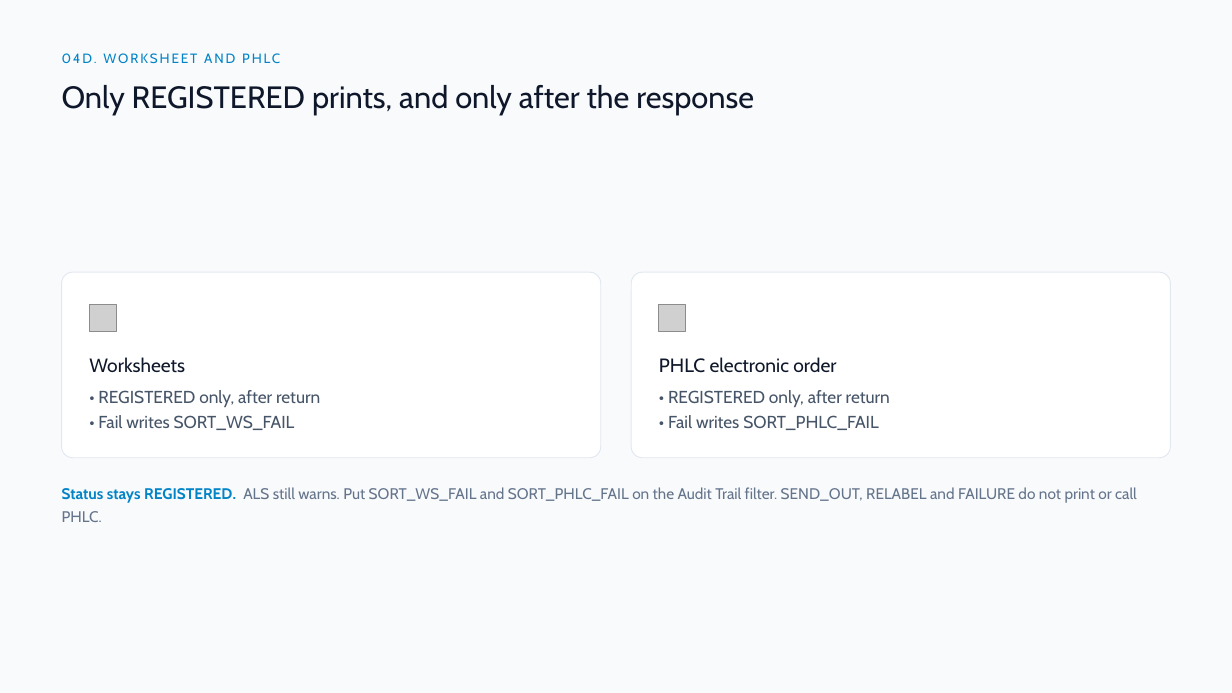
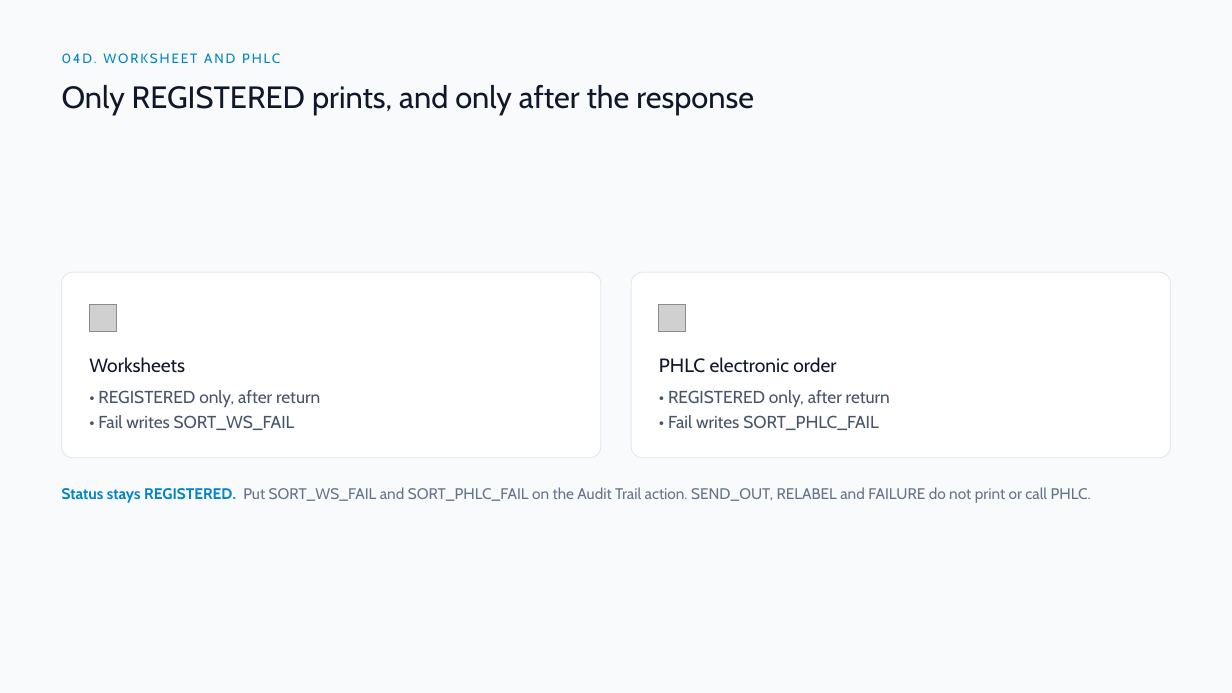
Before and after one commit to DragonChong/HA-Notes, a slide deck: slide 17 of SDLC/Projects/TMP-specimen-sorter-api — Specimen Sorter API/assets/Specimen Sorter API v3.pptx. Drawn at 1232x693 pixels with LibreOffice and Linux fonts; fonts in the diff are those of the drawing; grey boxes stand for pictures. Boxes give left, top, right and bottom in pixels: in the first picture for what was removed or moved away, otherwise in the second. Text is boxed around its words. In the diff, an @@ line names an element or a change of style, - is before the commit and + after.

```diff
--- a/SDLC/Projects/TMP-specimen-sorter-api — Specimen Sorter API/assets/Specimen Sorter API v3.pptx
+++ b/SDLC/Projects/TMP-specimen-sorter-api — Specimen Sorter API/assets/Specimen Sorter API v3.pptx
@@ text at box(62, 487, 1091, 503): text changed @@
-Status stays REGISTERED. ALS still warns. Put SORT_WS_FAIL and SORT_PHLC_FAIL on the Audit Trail filter. SEND_OUT, RELABEL and FAILURE do not print or call PHLC.
+Status stays REGISTERED. Put SORT_WS_FAIL and SORT_PHLC_FAIL on the Audit Trail action. SEND_OUT, RELABEL and FAILURE do not print or call PHLC.
```
Also in this commit, not shown: 1 other slide changed, 4 other files.
